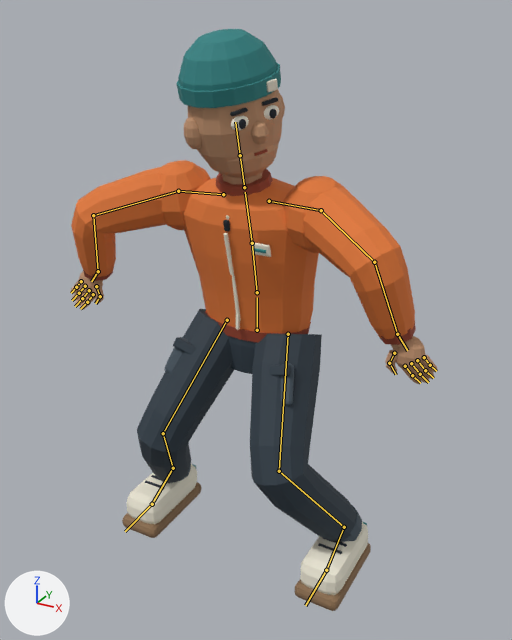
Before and after pictures for a commit that changed the glTF model assets/characters/ssk_skater.glb.
Both versions are drawn from a 50 mm lens placed at (0.927, -1.669, 1.598), pointed at (0.015, -0.011, 0.77). Lighting does not change. The marker at lower left points along +X, +Y and +Z. The older version comes first. Both versions are drawn at frame 1 of the action 'airborne'; the numbers are the values there. The bones that change, and the others that lie on the model, are drawn over the model as lines.

In view in the first picture: 'Skater_Mesh'.
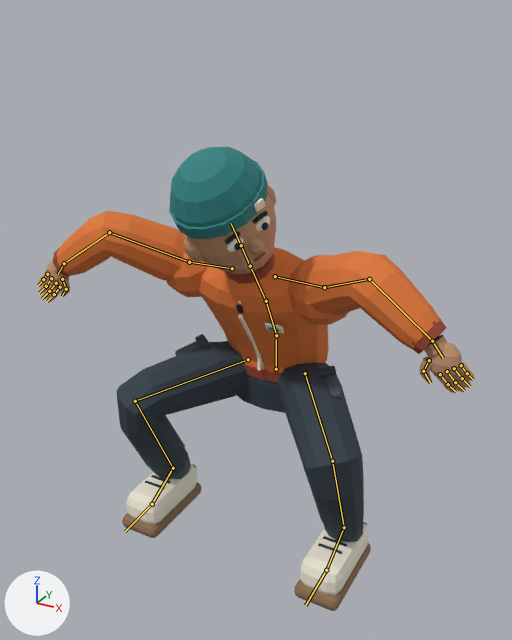
Pixel boxes [x1, y1, x2, y2] of what changed, in the pictures (512 x 640 px):
'Skater_Mesh', posed (19% wider, 20% shorter): before [71, 29, 437, 611]; after [38, 147, 474, 611]
bone 'pelvis', root to tip: before (257, 330) to (257, 297); after (276, 369) to (276, 340)
bone 'spine', root to tip: before (257, 292) to (252, 243); after (276, 335) to (266, 301)
bone 'chest', root to tip: before (252, 243) to (245, 192); after (266, 301) to (251, 269)
bone 'upper_arm.L', root to tip: before (321, 210) to (374, 262); after (324, 287) to (369, 279)
bone 'forearm.L', root to tip: before (374, 262) to (397, 334); after (369, 279) to (432, 341)
bone 'hand.L', root to tip: before (397, 334) to (407, 350); after (432, 341) to (443, 358)
bone 'upper_arm.R', root to tip: before (178, 191) to (93, 215); after (189, 262) to (109, 232)
bone 'forearm.R', root to tip: before (93, 215) to (98, 271); after (109, 232) to (64, 263)
bone 'hand.R', root to tip: before (98, 271) to (91, 281); after (64, 263) to (58, 274)
bone 'thigh.L', root to tip: before (288, 334) to (279, 471); after (305, 373) to (332, 461)
bone 'shin.L', root to tip: before (279, 471) to (344, 527); after (332, 461) to (344, 527)
bone 'thigh.R', root to tip: before (227, 320) to (163, 433); after (248, 359) to (135, 401)
bone 'shin.R', root to tip: before (163, 433) to (173, 468); after (135, 401) to (173, 468)

The edits, one by one:
Bone 'pelvis' (bone_pelvis) moves from (0.0, -0.17, -0.023) to (0.0, -0.36, -0.151).
Bone 'spine' (bone_spine) turns from (10, 0, 0) to (26, 0, 0) degrees about its own x, y and z.
Bone 'chest' (bone_chest) turns from (4, 0, 0) to (8, 0, 0) degrees about its own x, y and z.
Bone 'upper_arm.L' (bone_upper_arm_l) turns from (-2, -32, -44) to (34, -28, -105) degrees about its own x, y and z.
Bone 'forearm.L' (bone_forearm_l) turns from (20, -11, 59) to (18, -9, 53) degrees about its own x, y and z.
Bone 'hand.L' (bone_hand_l) turns from (-5, 15, -28) to (3, 23, 19) degrees about its own x, y and z.
Bone 'upper_arm.R' (bone_upper_arm_r) turns from (-2, 32, 44) to (34, 28, 105) degrees about its own x, y and z.
Bone 'forearm.R' (bone_forearm_r) turns from (20, 11, -59) to (18, 9, -53) degrees about its own x, y and z.
Bone 'hand.R' (bone_hand_r) turns from (-5, -15, 28) to (3, -23, -19) degrees about its own x, y and z.
Bone 'thigh.L' (bone_thigh_l) turns from (-30, 8, -20) to (-61, -32, -23) degrees about its own x, y and z.
Bone 'shin.L' (bone_shin_l) turns from (58, -3, 5) to (91, -6, 6) degrees about its own x, y and z.
Bone 'foot.L' (bone_foot_l) turns from (-30, -14, 10) to (-15, 15, 30) degrees about its own x, y and z.
Bone 'thigh.R' (bone_thigh_r) turns from (-30, -8, 20) to (-61, 32, 23) degrees about its own x, y and z.
Bone 'shin.R' (bone_shin_r) turns from (58, 3, -5) to (91, 6, -6) degrees about its own x, y and z.
Bone 'foot.R' (bone_foot_r) turns from (-30, 14, -10) to (-15, -15, -30) degrees about its own x, y and z.
